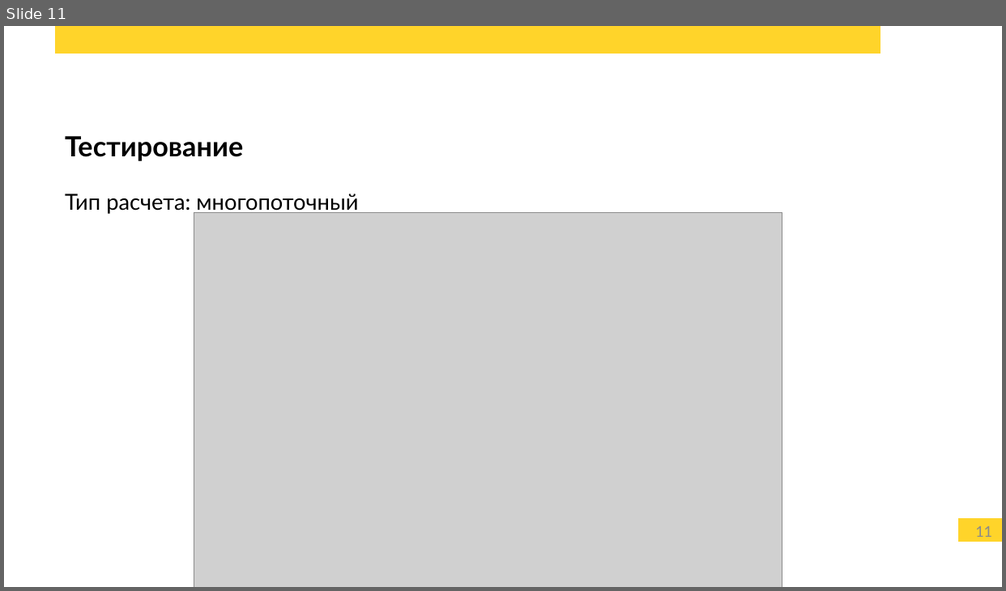
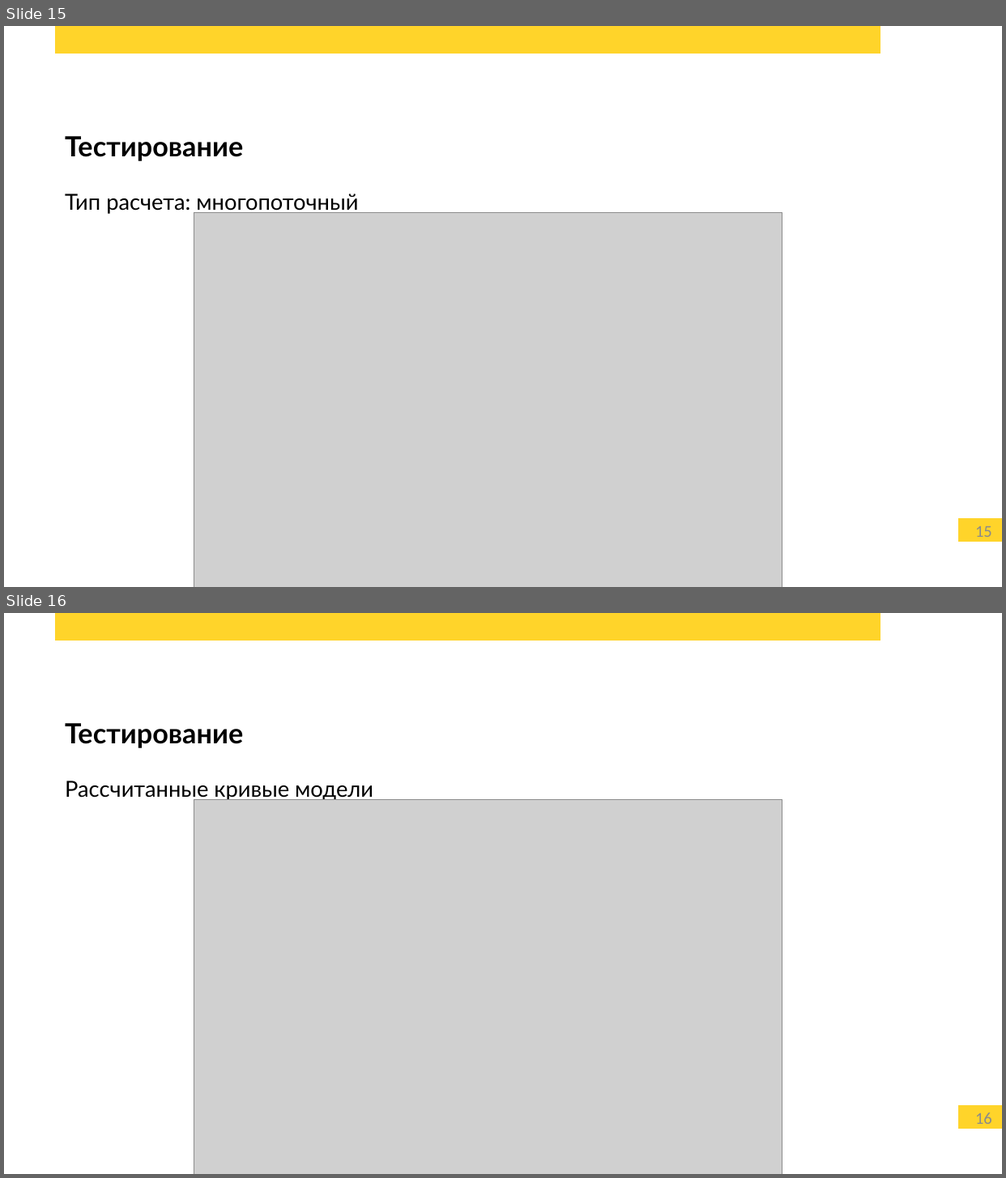
Before and after one commit to alz610/master-coursework, a slide deck: presentation/presentation.odp. Shown one above the other, each under a label of ours: slide 11 before the commit, slides 15 and 16 after it. The pictures are 1006x591 and 1006x1178 pixels, drawn with LibreOffice and Linux fonts; fonts in the diff are those of the drawing; grey boxes stand for pictures; background and template pictures are left out. Boxes give left, top, right and bottom in pixels: in the first picture for what was removed or moved away, otherwise in the second. Text is boxed around its words. In the diff, an @@ line names an element or a change of style, - is before the commit and + after.

```diff
--- a/presentation/presentation.odp
+++ b/presentation/presentation.odp
@@ slide 16 added at box(4, 613, 1002, 1174), background #FFFFFF; not listed: 3 template elements that a slide beside it also shows @@
@@ text added at box(65, 723, 243, 748), 20 pt, text #000000, bold @@
+Тестирование
@@ text added at box(65, 781, 373, 801), 16 pt, text #000000 @@
+Расcчитанные кривые модели
@@ picture added at box(194, 799, 782, 1174) @@
@@ what was slide 11 is now slide 15 @@
@@ page number at box(975, 527, 992, 537): text changed @@
-11
+15
```
Also in this commit, not shown: 5 slides changed, 4 other slides added, 7 other files.
